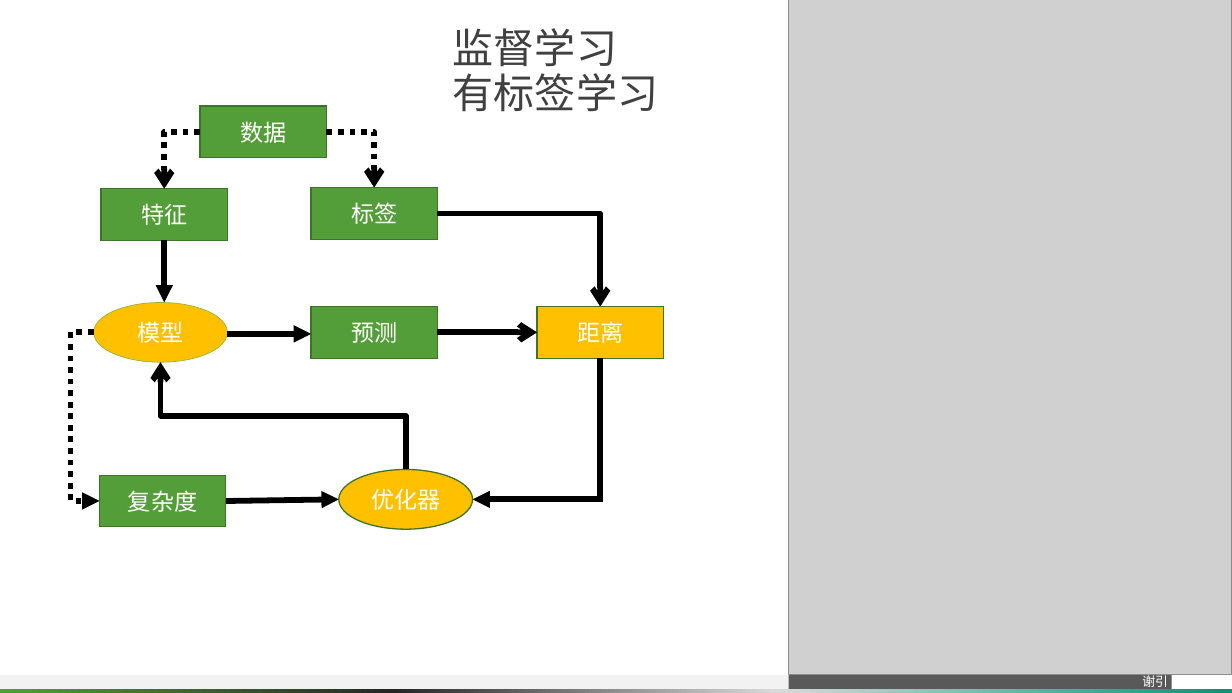
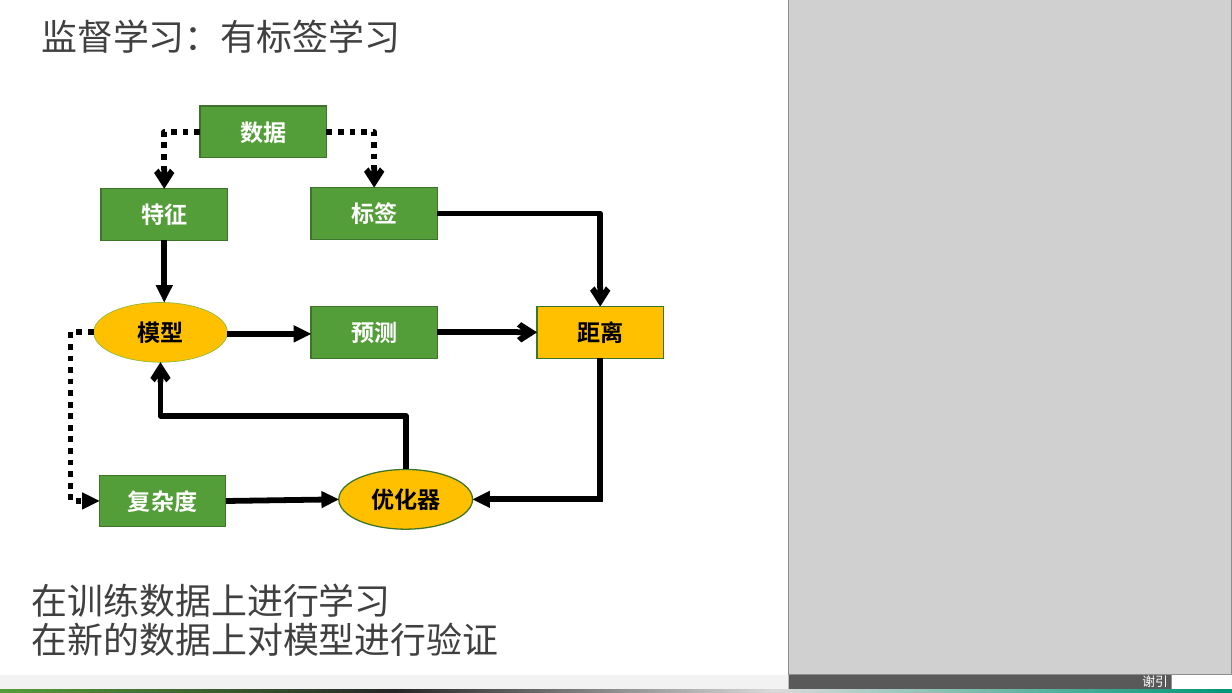
Before and after one commit to pitybea/l2r, a slide deck: slide 7 of rank.pptx (slide 5 before the commit). Drawn at 1232x693 pixels with LibreOffice and Linux fonts; fonts in the diff are those of the drawing; grey boxes stand for pictures. Boxes give left, top, right and bottom in pixels: in the first picture for what was removed or moved away, otherwise in the second. Text is boxed around its words. In the diff, an @@ line names an element or a change of style, - is before the commit and + after.

```diff
--- a/rank.pptx
+++ b/rank.pptx
@@ title at (41,19,400,53): text changed; size 32 to 28 pt @@
-监督学习
-有标签学习
+监督学习：有标签学习
@@ bold on in 5 elements at (201,106,327,158), (101,189,227,240), (311,188,438,239), (311,307,438,359), (100,475,226,527) @@
@@ text colour #FFFFFF to #000000, bold on in 3 elements at (93,302,227,362), (537,307,664,359), (339,470,473,530) @@
@@ text added at (32,583,499,656), 28 pt, text #404040 @@
+在训练数据上进行学习
+在新的数据上对模型进行验证
```
Also in this commit, not shown: 2 other slides changed, 11 slides added, 8 slides removed, 1 other file.
